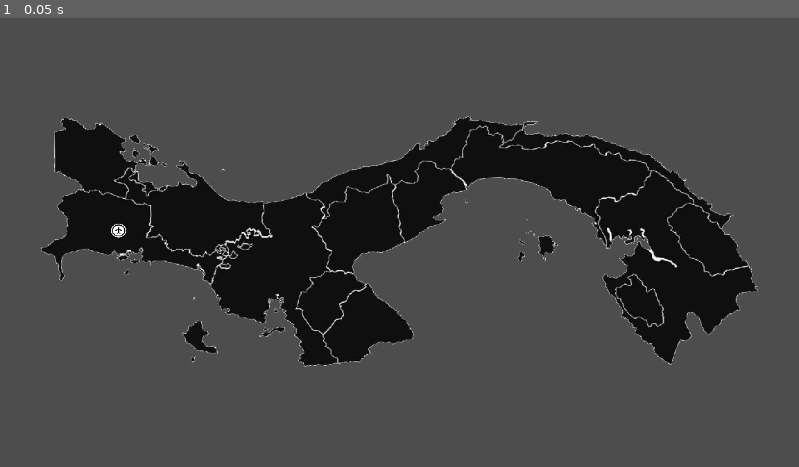
Above: before the commit, frame 1.
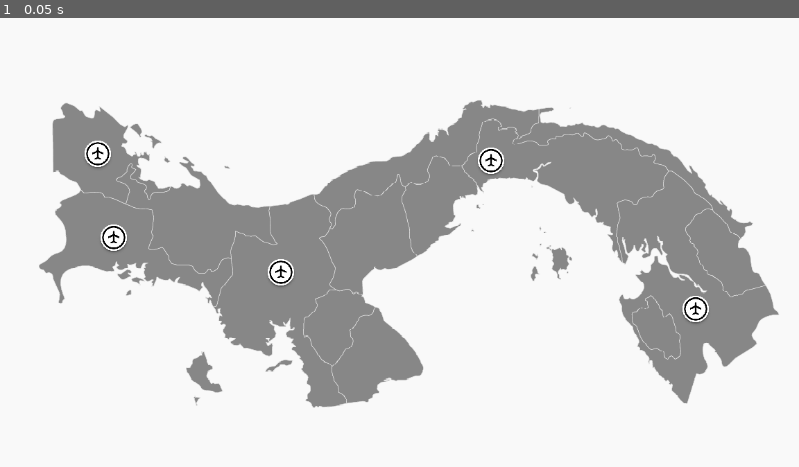
Above: after the commit, the same moment.

Repository: MikeSs26/DataFlight
Game: Godot game, scene res://map.tscn
Two runs of this game, one before a commit and one after it. Both use one fixed random seed, a clock stepped at 60 frames per second and the inputs below.
Inputs:
- Up to frame 1 (0.05 s): no input

The runs differ from the first frame. In frame 1, 99% of the frame differs, in the area x 0-100%, y 0-100%.

Commit message:
xd

Diff:
--- a/map.tscn
+++ b/map.tscn
@@ -1,26 +1,67 @@
 [gd_scene load_steps=4 format=3 uid="uid://c4ncxkikayrlp"]
 
-[ext_resource type="Texture2D" uid="uid://8tfumk3jyw37" path="res://map.png" id="1_yvx6u"]
+[ext_resource type="Texture2D" uid="uid://iavub3uvp5qb" path="res://PA-EPS-01-0002.png" id="1_nukyg"]
 [ext_resource type="Texture2D" uid="uid://bu6g4aeryg87g" path="res://Aeropuerto.png" id="2_jve0t"]
 
-[sub_resource type="CircleShape2D" id="CircleShape2D_pxjun"]
-radius = 14.1297
+[sub_resource type="CircleShape2D" id="CircleShape2D_5hrs1"]
+radius = 19.0263
 
-[node name="Map" type="Sprite2D"]
-position = Vector2(575.5, 322)
-scale = Vector2(0.782993, 0.661225)
-texture = ExtResource("1_yvx6u")
+[node name="Sprite2D" type="Sprite2D"]
+position = Vector2(593, 336)
+texture = ExtResource("1_nukyg")
+metadata/_edit_lock_ = true
 
-[node name="Area2D" type="Area2D" parent="."]
-position = Vector2(-516.607, -22.6852)
+[node name="Chiriqui" type="Area2D" parent="."]
+position = Vector2(-429, -19)
 
-[node name="CollisionShape2D" type="CollisionShape2D" parent="Area2D"]
-shape = SubResource("CircleShape2D_pxjun")
-debug_color = Color(0.809382, 0.002199, 0.987947, 0.42)
+[node name="CollisionShape2D" type="CollisionShape2D" parent="Chiriqui"]
+shape = SubResource("CircleShape2D_5hrs1")
 
-[node name="Sprite2D" type="Sprite2D" parent="Area2D"]
-texture_filter = 1
-texture_repeat = 1
-position = Vector2(-0.000183105, 2.01679)
-scale = Vector2(0.281722, 0.296543)
+[node name="Sprite2D" type="Sprite2D" parent="Chiriqui"]
+position = Vector2(0, 3)
+scale = Vector2(0.382353, 0.382353)
 texture = ExtResource("2_jve0t")
+
+[node name="Bocas del toro" type="Area2D" parent="."]
+position = Vector2(-452, -140)
+
+[node name="CollisionShape2D" type="CollisionShape2D" parent="Bocas del toro"]
+shape = SubResource("CircleShape2D_5hrs1")
+
+[node name="Sprite2D" type="Sprite2D" parent="Bocas del toro"]
+position = Vector2(0, 3)
+scale = Vector2(0.382353, 0.382353)
+texture = ExtResource("2_jve0t")
+
+[node name="Panama" type="Area2D" parent="."]
+position = Vector2(115, -130)
+
+[node name="CollisionShape2D" type="CollisionShape2D" parent="Panama"]
+shape = SubResource("CircleShape2D_5hrs1")
+
+[node name="Sprite2D" type="Sprite2D" parent="Panama"]
+position = Vector2(0, 3)
+scale = Vector2(0.382353, 0.382353)
+texture = ExtResource("2_jve0t")
+
+[node name="Veraguas" type="Area2D" parent="."]
+position = Vector2(-188, 31)
+
+[node name="CollisionShape2D" type="CollisionShape2D" parent="Veraguas"]
+shape = SubResource("CircleShape2D_5hrs1")
+
+[node name="Sprite2D" type="Sprite2D" parent="Veraguas"]
+position = Vector2(0, 3)
+scale = Vector2(0.382353, 0.382353)
+texture = ExtResource("2_jve0t")
+
+[node name="Darien" type="Area2D" parent="."]
+position = Vector2(410, 84)
+
+[node name="CollisionShape2D" type="CollisionShape2D" parent="Darien"]
+shape = SubResource("CircleShape2D_5hrs1")
+
+[node name="Sprite2D" type="Sprite2D" parent="Darien"]
+position = Vector2(0, 3)
+scale = Vector2(0.382353, 0.382353)
+texture = ExtResource("2_jve0t")
